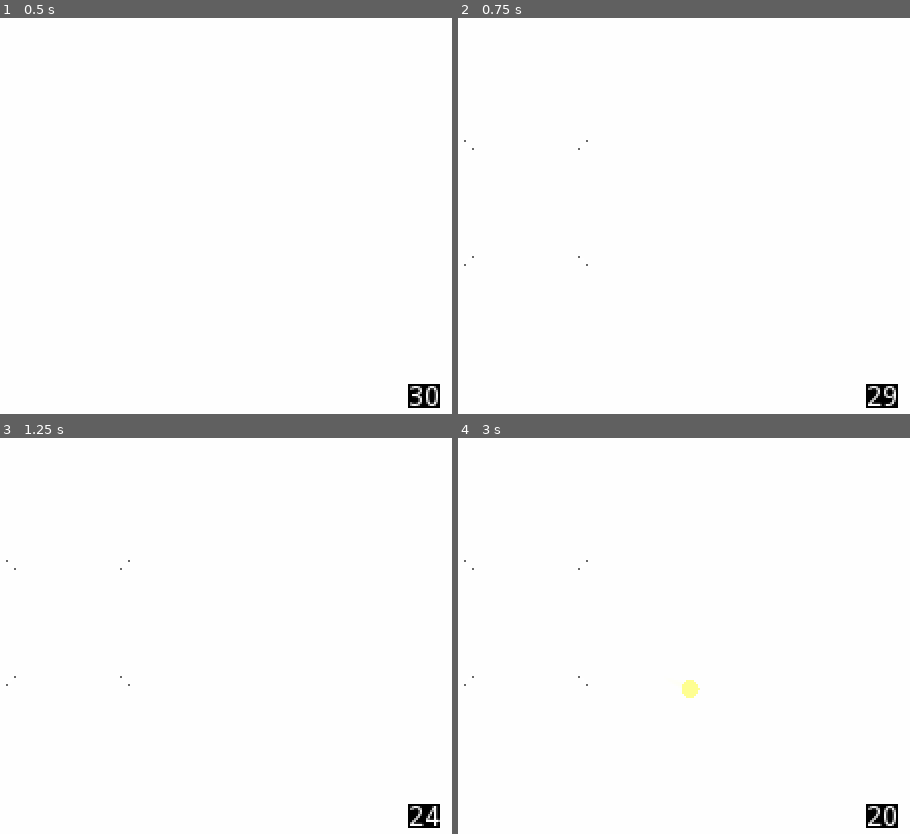
Above: before the commit, frames 1-4 (two rows, left to right).
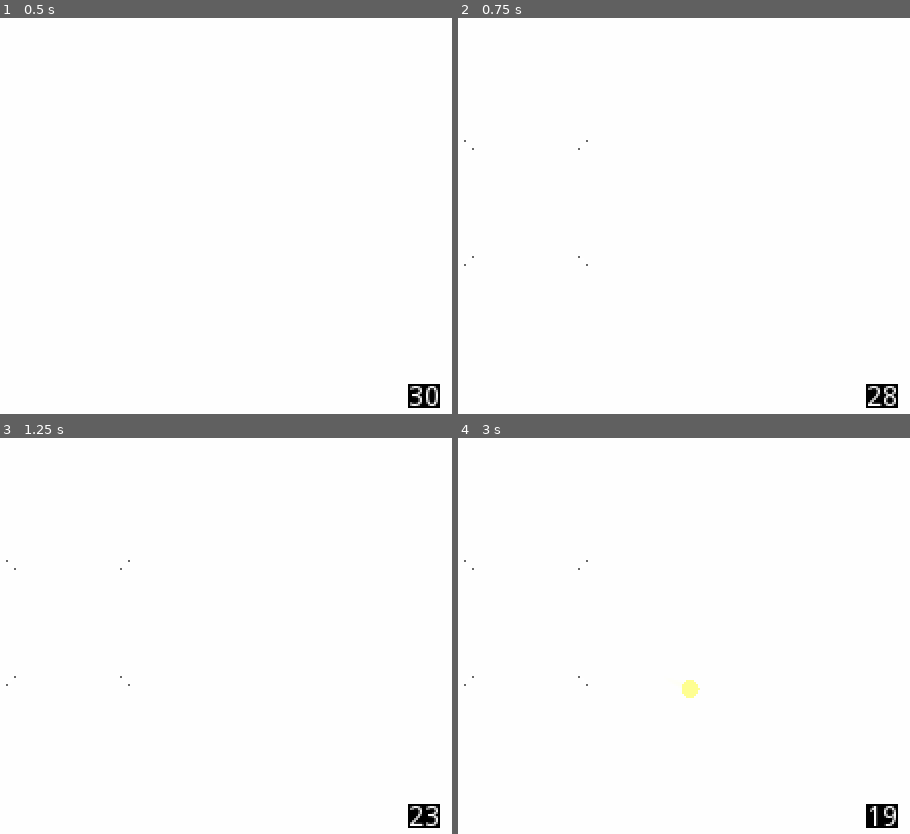
Above: after the commit, the same moments.

Repository: xypine/Godot-SDF
Game: Godot game, scene res://Spatial.tscn
The game is run twice, just before and just after one commit, with the same random seed, the same clock (stepped at 60 frames per second) and the same inputs.
Inputs (mouse positions are in pixels of both pictures, inside the frame that each line leads up to):
- Up to frame 1 (0.5 s): no input
- Up to frame 2 (0.75 s): tap Enter at 0.5 s; move the mouse to (566, 200) at 0.52 s; press the mouse at (566, 200) at 0.53 s; hold W from 0.53 s (still down)
- Up to frame 3 (1.25 s): keep holding W; tap Space at 0.77 s
- Up to frame 4 (3 s): keep holding W; move the mouse to (489, 624) at 1.27 s; release the mouse at (489, 624) at 1.28 s; tap Z at 1.35 s; tap Space at 1.52, 2 s; move the mouse to (543, 616) at 2.02 s; hold Shift 2.03-2.78 s; tap Enter at 2.75 s; move the mouse to (516, 632) at 2.77 s; tap Q at 2.85 s; click (516, 632) at 2.92 s

Frame 1 is identical in both runs. In frame 2, less than 0.1% of the frame differs, in the area x 94-97%, y 92-98%; in frame 3, 0.1%; in frame 4, 0.2%, in the area x 90-97%, y 92-98%.

Commit message:
Nice physics

Diff:
--- /dev/null
+++ b/CSGCombiner.gd
@@ -0,0 +1,49 @@
+tool
+extends CSGCombiner
+
+
+# Declare member variables here. Examples:
+# var a = 2
+# var b = "text"
+const slots = 10
+var debugN = false
+
+# Called when the node enters the scene tree for the first time.
+func _ready():
+	for i in range(slots):
+		var ind = i + 1
+		material_override.set_shader_param("s"+str(ind)+"s", 0.0);
+		material_override.set_shader_param("b"+str(ind)+"s", 0.0);
+
+func recursiveFlattenChildren(o: Node, target: Array):
+	for i in o.get_children():
+		target.append(i)
+		recursiveFlattenChildren(i, target)
+	return target
+func modv(v: Vector3, l: Vector3):
+	return Vector3(fmod(v.x, l.x), fmod(v.y, l.y), fmod(v.z, l.z))
+# Called every frame. 'delta' is the elapsed time since the previous frame.
+func _process(delta):
+	if false and Input.is_action_just_pressed("debug_normals"):
+		debugN = not debugN
+	var ind = 0
+	var indb = 0
+	var limits = Vector3(50, 50, 50)/2.0
+	for i in recursiveFlattenChildren(self, []):
+		if i is CSGSphere:
+			ind += 1
+			ind = ind % slots
+			var pos = i.global_transform.origin
+#			pos = modv(pos, limits/2.0)
+			material_override.set_shader_param("s"+str(ind), pos);
+			material_override.set_shader_param("s"+str(ind)+"s", i.radius);
+			material_override.set_shader_param("s"+str(ind)+"b", not i.invert_faces);
+		elif i is CSGBox:
+			indb += 1
+			indb = indb % slots
+			var pos = i.global_transform.origin
+			material_override.set_shader_param("b"+str(indb), pos);
+			material_override.set_shader_param("b"+str(indb)+"s", i.scale.x);
+			material_override.set_shader_param("b"+str(indb)+"b", not i.invert_faces);
+	material_override.set_shader_param("domainScale", limits);
+	material_override.set_shader_param("debugNormal", debugN);
--- a/Spatial.tscn
+++ b/Spatial.tscn
@@ -1,10 +1,29 @@
 [gd_scene load_steps=7 format=2]
 
 [ext_resource path="res://raymarching.shader" type="Shader" id=1]
-[ext_resource path="res://CSGBox.gd" type="Script" id=2]
 [ext_resource path="res://player/Player.tscn" type="PackedScene" id=3]
+[ext_resource path="res://CSGCombiner.gd" type="Script" id=4]
 
-[sub_resource type="ShaderMaterial" id=1]
+[sub_resource type="Animation" id=1]
+resource_name = "disable"
+
+[sub_resource type="Animation" id=2]
+length = 6.0
+loop = true
+tracks/0/type = "value"
+tracks/0/path = NodePath("CSGCombiner/Boxes/CSGBox3:translation")
+tracks/0/interp = 1
+tracks/0/loop_wrap = true
+tracks/0/imported = false
+tracks/0/enabled = true
+tracks/0/keys = {
+"times": PoolRealArray( 0, 1, 3, 4 ),
+"transitions": PoolRealArray( 1, 1, 1, 1 ),
+"update": 0,
+"values": [ Vector3( 0, 0.0551276, 0 ), Vector3( 0, 0.055, 0 ), Vector3( 0, -0.591703, 0 ), Vector3( 0, -0.592, 0 ) ]
+}
+
+[sub_resource type="ShaderMaterial" id=3]
 shader = ExtResource( 1 )
 shader_param/domainScale = Vector3( 25, 25, 25 )
 shader_param/repeatLimit = Vector3( 1, 1, 1 )
@@ -14,12 +33,12 @@
 shader_param/s1 = Vector3( 0, 10.3574, 3.23325 )
 shader_param/s1s = 3.0
 shader_param/s1b = true
-shader_param/s2 = Vector3( 0.354323, 27.7418, -7.15355 )
-shader_param/s2s = 0.5
+shader_param/s2 = Vector3( 0.354323, 28.435, -7.62429 )
+shader_param/s2s = 0.1
 shader_param/s2b = true
-shader_param/s3 = Vector3( 0.354323, 27.7418, -7.15355 )
-shader_param/s3s = 0.0
-shader_param/s3b = false
+shader_param/s3 = Vector3( 0.354323, 27.035, -7.15355 )
+shader_param/s3s = 0.001
+shader_param/s3b = true
 shader_param/s4 = Vector3( 0.372661, 0.436689, -4.53549 )
 shader_param/s4s = 0.0
 shader_param/s4b = true
@@ -36,60 +55,45 @@
 shader_param/b4s = 10.0
 shader_param/b4b = false
 
-[sub_resource type="Animation" id=3]
-resource_name = "disable"
-
-[sub_resource type="Animation" id=2]
-resource_name = "idle"
-length = 6.0
-loop = true
-tracks/0/type = "value"
-tracks/0/path = NodePath("CSGBox/Boxes/CSGBox3:translation")
-tracks/0/interp = 1
-tracks/0/loop_wrap = true
-tracks/0/imported = false
-tracks/0/enabled = true
-tracks/0/keys = {
-"times": PoolRealArray( 0, 1, 3, 4 ),
-"transitions": PoolRealArray( 1, 1, 1, 1 ),
-"update": 0,
-"values": [ Vector3( 0, 0.0551276, 0 ), Vector3( 0, 0.055, 0 ), Vector3( 0, -0.591703, 0 ), Vector3( 0, -0.592, 0 ) ]
-}
-
 [node name="Spatial" type="Spatial"]
 
-[node name="CSGBox" type="CSGBox" parent="."]
-width = 50.0
-height = 50.0
-depth = 50.0
-material = SubResource( 1 )
-script = ExtResource( 2 )
+[node name="AnimationPlayer" type="AnimationPlayer" parent="."]
+autoplay = "disable"
+anims/disable = SubResource( 1 )
+anims/idle = SubResource( 2 )
 
-[node name="Boxes" type="Spatial" parent="CSGBox"]
-visible = false
+[node name="DirectionalLight" type="DirectionalLight" parent="."]
+transform = Transform( 0.249265, 0.547664, 0.798706, 0, 0.824739, -0.565514, -0.968435, 0.140963, 0.205578, 28.3941, 12.131, 0 )
 
-[node name="CSGBox4" type="CSGBox" parent="CSGBox/Boxes"]
+[node name="CSGCombiner" type="CSGCombiner" parent="."]
+material_override = SubResource( 3 )
+use_collision = true
+script = ExtResource( 4 )
+
+[node name="Boxes" type="CSGCombiner" parent="CSGCombiner"]
+
+[node name="CSGBox4" type="CSGBox" parent="CSGCombiner/Boxes"]
 transform = Transform( 20, 0, 0, 0, 20, 0, 0, 0, 20, 0, 15, 0 )
 use_collision = true
 width = 1.0
 height = 1.0
 depth = 1.0
 
-[node name="CSGBox5" type="CSGBox" parent="CSGBox/Boxes"]
+[node name="CSGBox5" type="CSGBox" parent="CSGCombiner/Boxes"]
 transform = Transform( 6, 0, 0, 0, 6, 0, 0, 0, 6, 11.0938, 18.9059, 0 )
 use_collision = true
 width = 1.0
 height = 1.0
 depth = 1.0
 
-[node name="CSGBox3" type="CSGBox" parent="CSGBox/Boxes"]
+[node name="CSGBox3" type="CSGBox" parent="CSGCombiner/Boxes"]
 transform = Transform( 28, 0, 0, 0, 28, 0, 0, 0, 28, 0, 0, 0 )
 use_collision = true
 width = 1.0
 height = 1.0
 depth = 1.0
 
-[node name="CSGBox2" type="CSGBox" parent="CSGBox/Boxes"]
+[node name="CSGBox2" type="CSGBox" parent="CSGCombiner/Boxes"]
 transform = Transform( 10, 0, 0, 0, 10, 0, 0, 0, 10, 0, 14.8303, 7.78246 )
 operation = 2
 use_collision = true
@@ -98,20 +102,13 @@
 height = 1.0
 depth = 1.0
 
-[node name="Spheres" type="Spatial" parent="CSGBox"]
-visible = false
+[node name="Spheres" type="CSGCombiner" parent="CSGCombiner"]
 
-[node name="CSGSphere" type="CSGSphere" parent="CSGBox/Spheres"]
+[node name="CSGSphere" type="CSGSphere" parent="CSGCombiner/Spheres"]
 transform = Transform( 1, 0, 0, 0, 1, 0, 0, 0, 1, 0, 10.3574, 3.23325 )
-operation = 2
 use_collision = true
 radius = 3.0
 
-[node name="Player" parent="CSGBox" instance=ExtResource( 3 )]
-transform = Transform( -1, 0, -8.74228e-08, 0, 1, 0, 8.74228e-08, 0, -1, 0.354323, 28.2418, -7.15355 )
+[node name="Player" parent="CSGCombiner" instance=ExtResource( 3 )]
+transform = Transform( -1, 0, -8.74228e-08, 0, 1, 0, 8.74228e-08, 0, -1, 0.354323, 27.535, -7.15355 )
 visible = false
-
-[node name="AnimationPlayer" type="AnimationPlayer" parent="."]
-autoplay = "disable"
-anims/disable = SubResource( 3 )
-anims/idle = SubResource( 2 )
--- a/default_env.tres
+++ b/default_env.tres
@@ -5,7 +5,7 @@
 [resource]
 background_mode = 1
 background_sky = SubResource( 1 )
-background_color = Color( 0.768627, 0.92549, 1, 1 )
+background_color = Color( 0.6, 0.901961, 1, 1 )
 tonemap_mode = 2
 auto_exposure_enabled = true
 dof_blur_far_distance = 50.0
--- a/player/Player.tscn
+++ b/player/Player.tscn
@@ -60,6 +60,10 @@
 
 [node name="ThrowObject" parent="Head/Movements/Camera" instance=ExtResource( 7 )]
 
+[node name="CSGSphere" type="CSGSphere" parent="Head/Movements/Camera"]
+transform = Transform( 1, 0, 0, 0, 1, 0, 0, 0, 1, 0, 0, 0.47074 )
+radius = 0.1
+
 [node name="DirectionIndicator" type="MeshInstance" parent="Head"]
 transform = Transform( 1, 0, 0, 0, -1.62921e-07, 1, 0, -1, -1.62921e-07, 0, 0, -0.5 )
 layers = 0
@@ -81,6 +85,6 @@
 
 [node name="CSGSphere" type="CSGSphere" parent="CSG"]
 transform = Transform( 1.3, 0, 0, 0, 1.3, 0, 0, 0, 1.3, 0, -0.5, 0 )
-radius = 0.5
+radius = 0.001
 
 [connection signal="timeout" from="JumpTimer" to="." method="_on_JumpTimer_timeout"]
